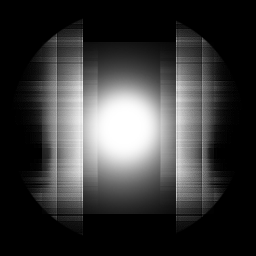
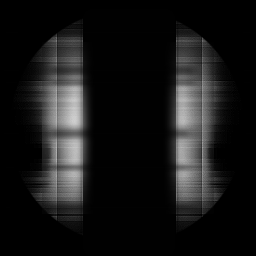
Comparing the layer stacks of the two 256×256 images. Changes:
added layer "Layer 7 copy 5" above "Layer 6" over (x1=21, y1=24, x2=207, y2=216)
added layer "Layer 6" above "Layer 5" over (x1=71, y1=18, x2=187, y2=235)
